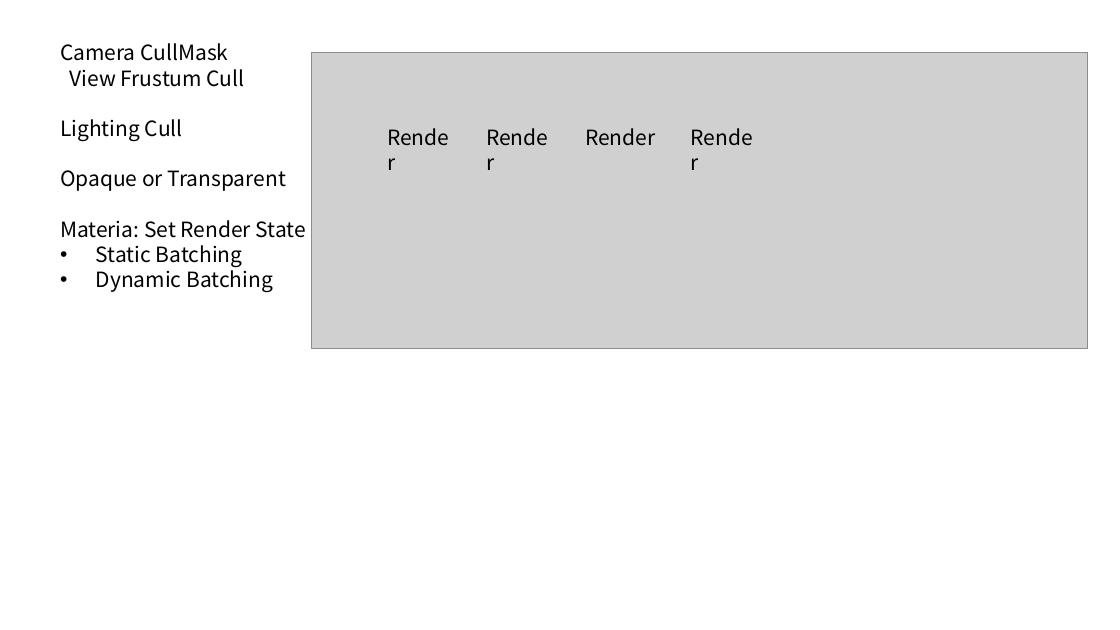
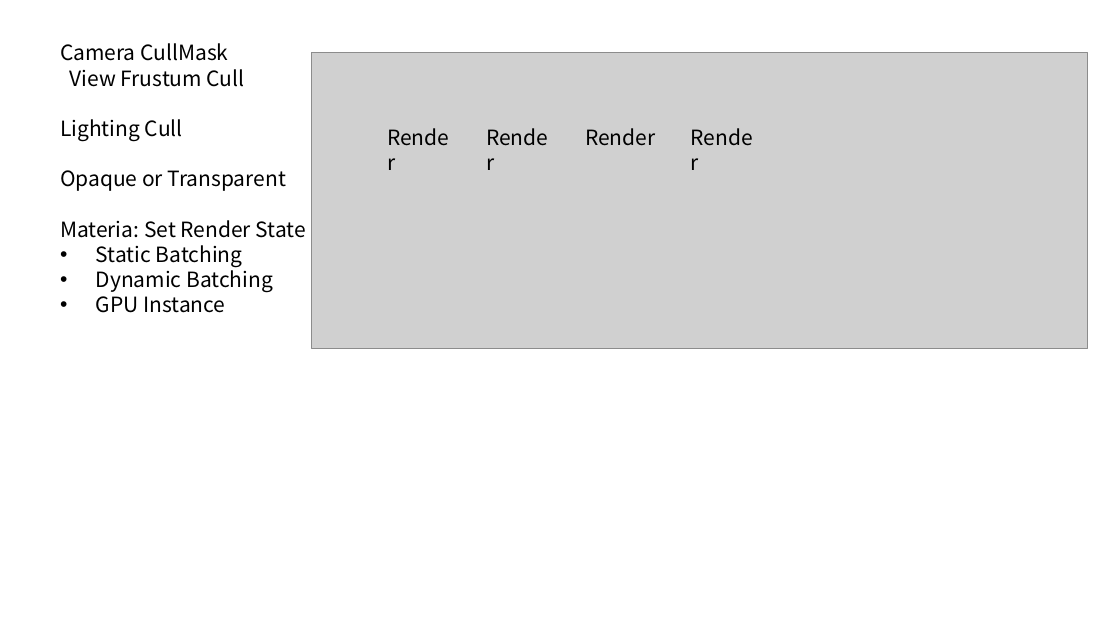
Before and after one commit to mshandle/GStar, a slide deck: slide 8 of Document/les1/les1PPT.pptx (slide 12 before the commit). Drawn at 1120x630 pixels with LibreOffice and Linux fonts; fonts in the diff are those of the drawing; grey boxes stand for pictures. Boxes give left, top, right and bottom in pixels: in the first picture for what was removed or moved away, otherwise in the second. Text is boxed around its words. In the diff, an @@ line names an element or a change of style, - is before the commit and + after.

```diff
--- a/Document/les1/les1PPT.pptx
+++ b/Document/les1/les1PPT.pptx
@@ text at box(96, 291, 225, 313): paragraph added @@
+• GPU Instance
```
Also in this commit, not shown: 1 other slide changed, 1 slide added, 3 other files.
